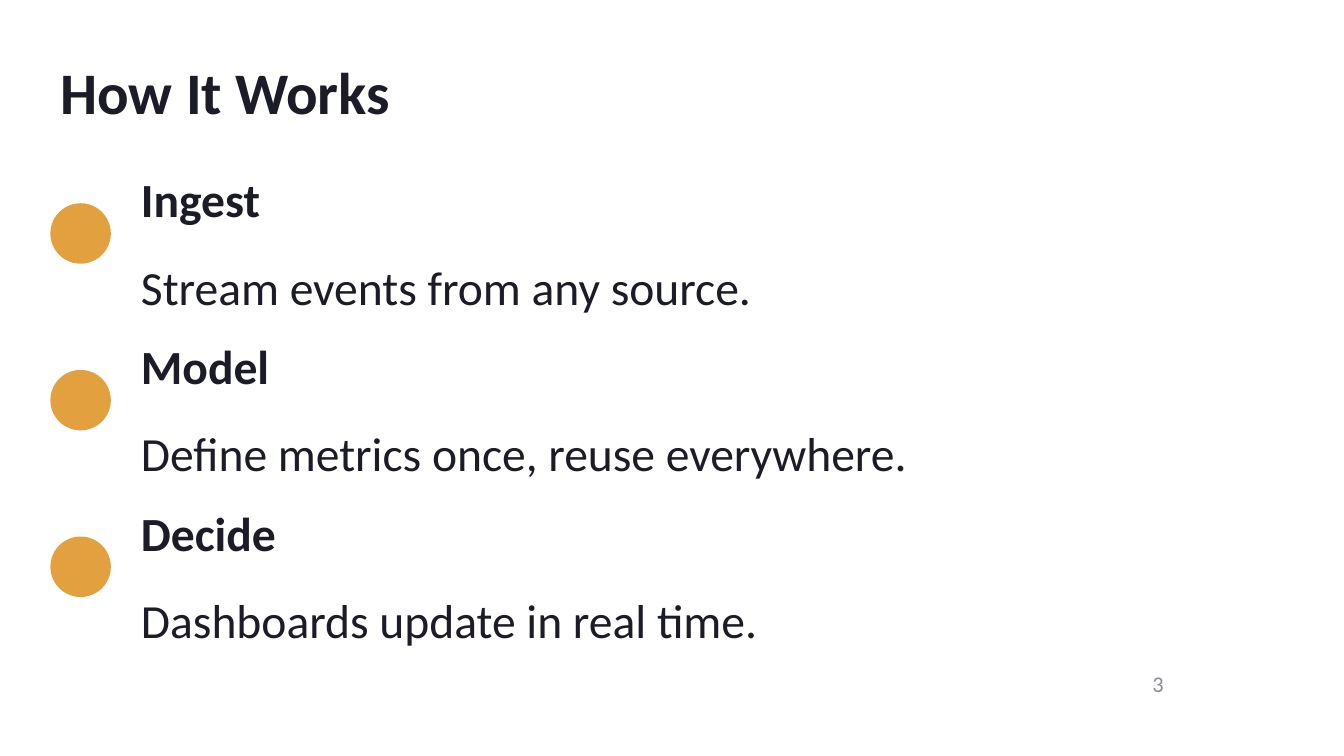
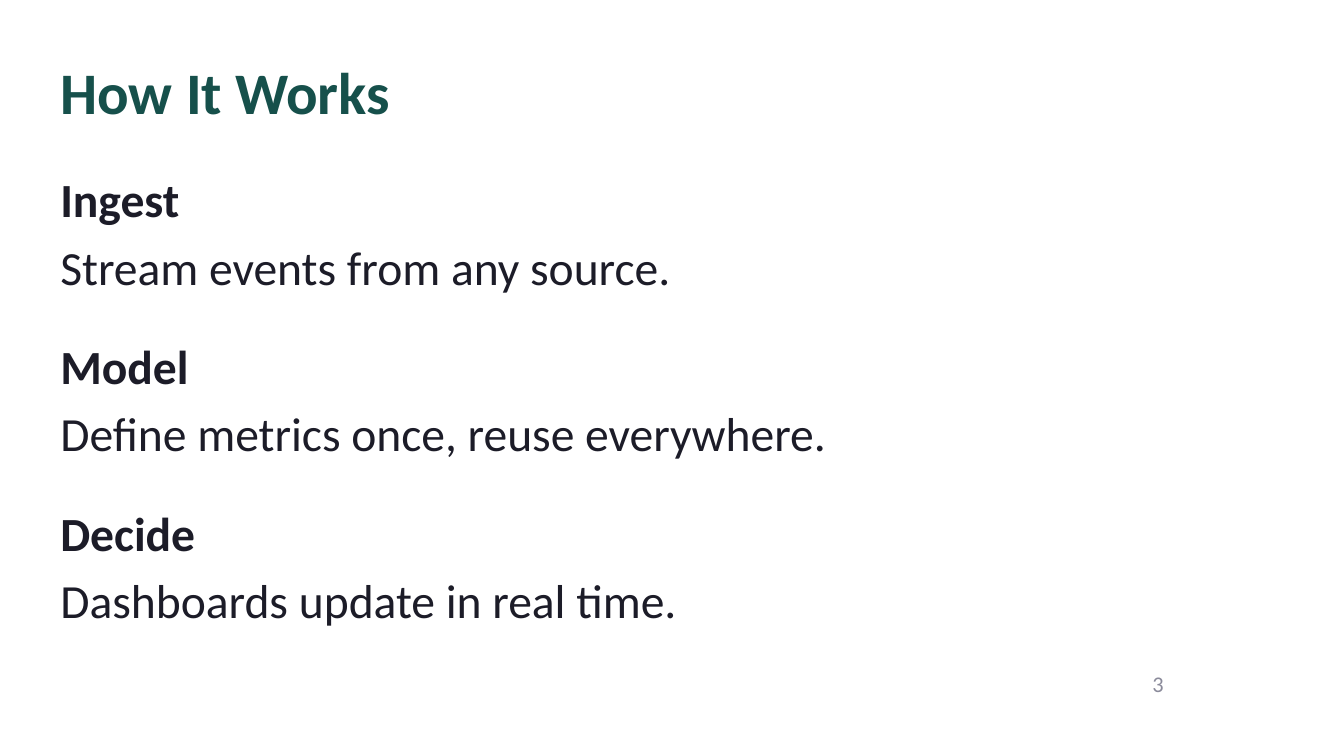
Before and after one commit to Victor-Palacios/SLaiDES, a slide deck: slide 3 of examples/agency-pipeline-demo/deck.pptx. Drawn at 1344x756 pixels with LibreOffice and Linux fonts; fonts in the diff are those of the drawing. Boxes give left, top, right and bottom in pixels: in the first picture for what was removed or moved away, otherwise in the second. Text is boxed around its words. In the diff, an @@ line names an element or a change of style, - is before the commit and + after.

```diff
--- a/examples/agency-pipeline-demo/deck.pptx
+++ b/examples/agency-pipeline-demo/deck.pptx
@@ text "How It Works" at (60, 72, 390, 115): text colour #1C1C28 to #16504B @@
@@ text "Ingest": place and size @@
-text "Ingest" at (141, 186, 260, 225)
+text "Ingest" at (60, 186, 179, 225)
@@ ellipse removed at (50, 204, 111, 264) @@
@@ text "Stream events from any source.": place and size @@
-text "Stream events from any source." at (141, 272, 751, 313)
+text "Stream events from any source." at (60, 252, 670, 293)
@@ text "Model": place and size @@
-text "Model" at (141, 350, 269, 385)
+text "Model" at (60, 350, 188, 385)
@@ ellipse removed at (50, 370, 111, 431) @@
@@ text "Define metrics once, reuse everywhere.": place and size @@
-text "Define metrics once, reuse everywhere." at (141, 438, 907, 479)
+text "Define metrics once, reuse everywhere." at (60, 418, 826, 459)
@@ text "Decide": place and size @@
-text "Decide" at (141, 517, 276, 552)
+text "Decide" at (60, 517, 195, 552)
@@ ellipse removed at (50, 536, 111, 597) @@
@@ text "Dashboards update in real time.": place and size @@
-text "Dashboards update in real time." at (141, 605, 757, 646)
+text "Dashboards update in real time." at (60, 585, 676, 626)
```
Also in this commit, not shown: 3 other slides changed, 7 other files.
